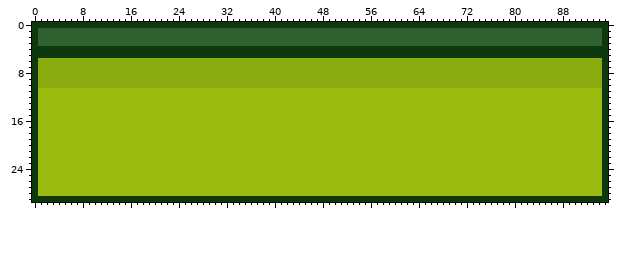
Pixel-art file: Assets/Resources/UIux/GAMEPLAY/uiMesa.aseprite. Above, as it was before the edit.
96x30 pixels, 1 frame.
After the commit:
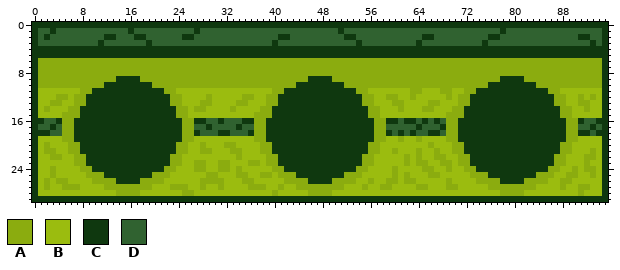
Palette (. is transparent): A #8bac0f  B #9bbc0f  C #0f380f  D #306230
The exact change:
layer "Layer 2" added
Changed rows in their new state; - is an unchanged pixel.
Layer "Layer 2":
first column x 2:
 1 -C------------C----------C-----------------------C--------------------------C---------------
 2 C---------CC---CC------CC--------------CC---------CC-----------CC---------CC-------------CC-
 3 ---------C-------C--------------------C-------------C---------C----------C-----------------C
first column x 1:
 9 -------------CCCC----------------------------CCCC----------------------------CCCC-------------
10 -----------CCCCCCCC------------------------CCCCCCCC------------------------CCCCCCCC-----------
11 -------AACCCCCCCCCCCCAA----------------AACCCCCCCCCCCCAA-------AA---AA--AACCCCCCCCCCCCAA-------
12 ---AA-AACCCCCCCCCCCCCCAA----A-----AA--AACCCCCCCCCCCCCCAA--AA--A-----A-AACCCCCCCCCCCCCCAA--A-A-
13 --AA--AACCCCCCCCCCCCCCAA---AA----AA---AACCCCCCCCCCCCCCAA---AA----AA---AACCCCCCCCCCCCCCAA--AA--
14 -A---AACCCCCCCCCCCCCCCCAA-AA----A----AACCCCCCCCCCCCCCCCAA---A---AA---AACCCCCCCCCCCCCCCCAA--A--
15 ----AAACCCCCCCCCCCCCCCCAA-----------AAACCCCCCCCCCCCCCCCAA-----------AAACCCCCCCCCCCCCCCCAA-----
16 CDDCAACCCCCCCCCCCCCCCCCCAACCDDCDDDCCAACCCCCCCCCCCCCCCCCCAACCDCCDCDCDAACCCCCCCCCCCCCCCCCCAACDDC
17 DDCDAACCCCCCCCCCCCCCCCCCAADDCDDDDCDDAACCCCCCCCCCCCCCCCCCAADDDDDCDDDCAACCCCCCCCCCCCCCCCCCAADDCD
18 CCDDAACCCCCCCCCCCCCCCCCCAACDDDCCDDDCAACCCCCCCCCCCCCCCCCCAACDCDCDDCCDAACCCCCCCCCCCCCCCCCCAACCDC
19 ----AACCCCCCCCCCCCCCCCCCAA----------AACCCCCCCCCCCCCCCCCCAA--A--A----AACCCCCCCCCCCCCCCCCCAA----
20 -A---AACCCCCCCCCCCCCCCCAA--A---AA----AACCCCCCCCCCCCCCCCAA--------A---AACCCCCCCCCCCCCCCCAA-----
21 -AA--AACCCCCCCCCCCCCCCCAA--AA---AA---AACCCCCCCCCCCCCCCCAA--A---A--A--AACCCCCCCCCCCCCCCCAA---A-
22 --AA--AACCCCCCCCCCCCCCAA---------A----AACCCCCCCCCCCCCCAA-----A-A--AA--AACCCCCCCCCCCCCCAA---AA-
23 ------AACCCCCCCCCCCCCCAA--AA--AA---AA-AACCCCCCCCCCCCCCAA-----A-AA--AA-AACCCCCCCCCCCCCCAA---A--
24 --A----AACCCCCCCCCCCCAA---AA--AA-A-----AACCCCCCCCCCCCAA----A----AA--A--AACCCCCCCCCCCCAA--A-AA-
25 --A-----AAACCCCCCCCAAA------AA---AA--AA-AAACCCCCCCCAAA-----A-A---AA-----AAACCCCCCCCAAA--AA--A-
26 -A-AA----AAAACCCCAAAA------AAAA---AA-----AAAACCCCAAAA--A--AA-AA-----A----AAAACCCCAAAA--AA-----
27 -A--AAA----AAAAAAAA---AAA--A--A----AAA--A--AAAAAAAA---A--AA----AA---AA-----AAAAAAAA----A--AA--
28 -------------AAAA-------AA-------------A-----AAAA----------------------------AAAA---------A---
